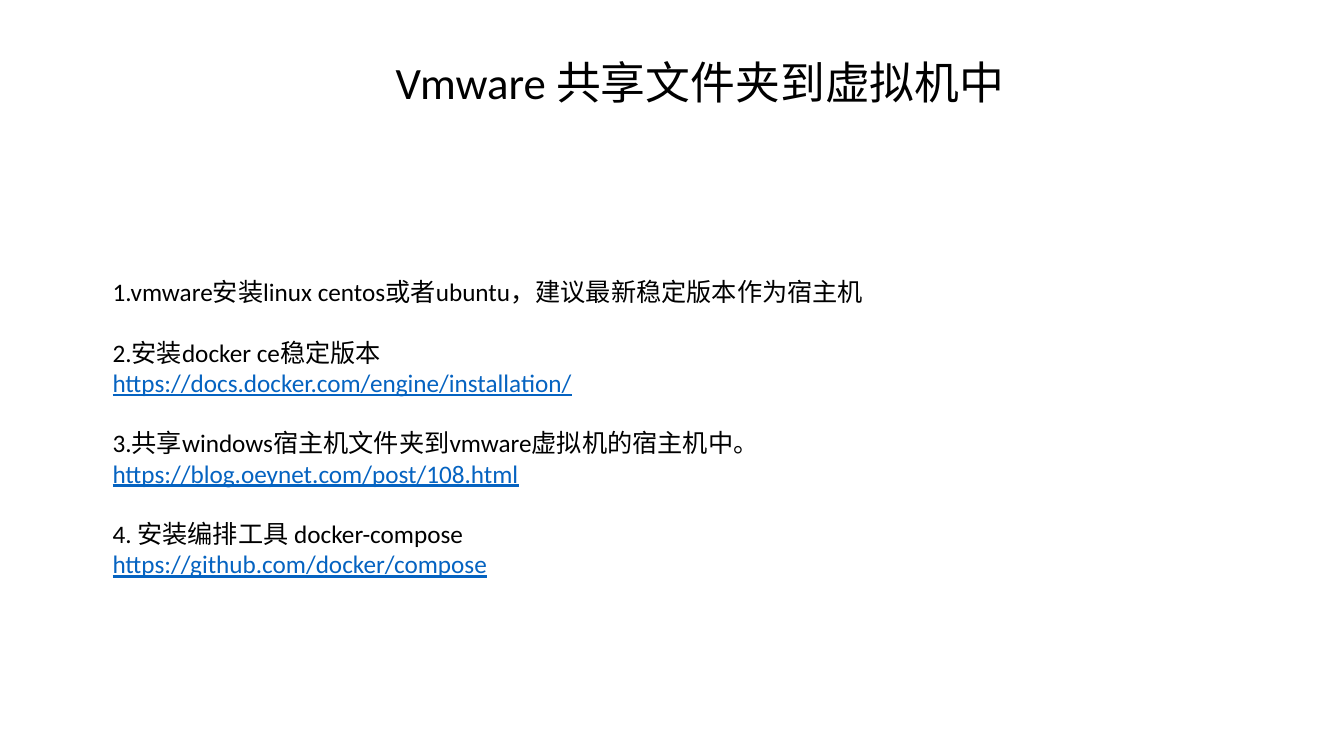
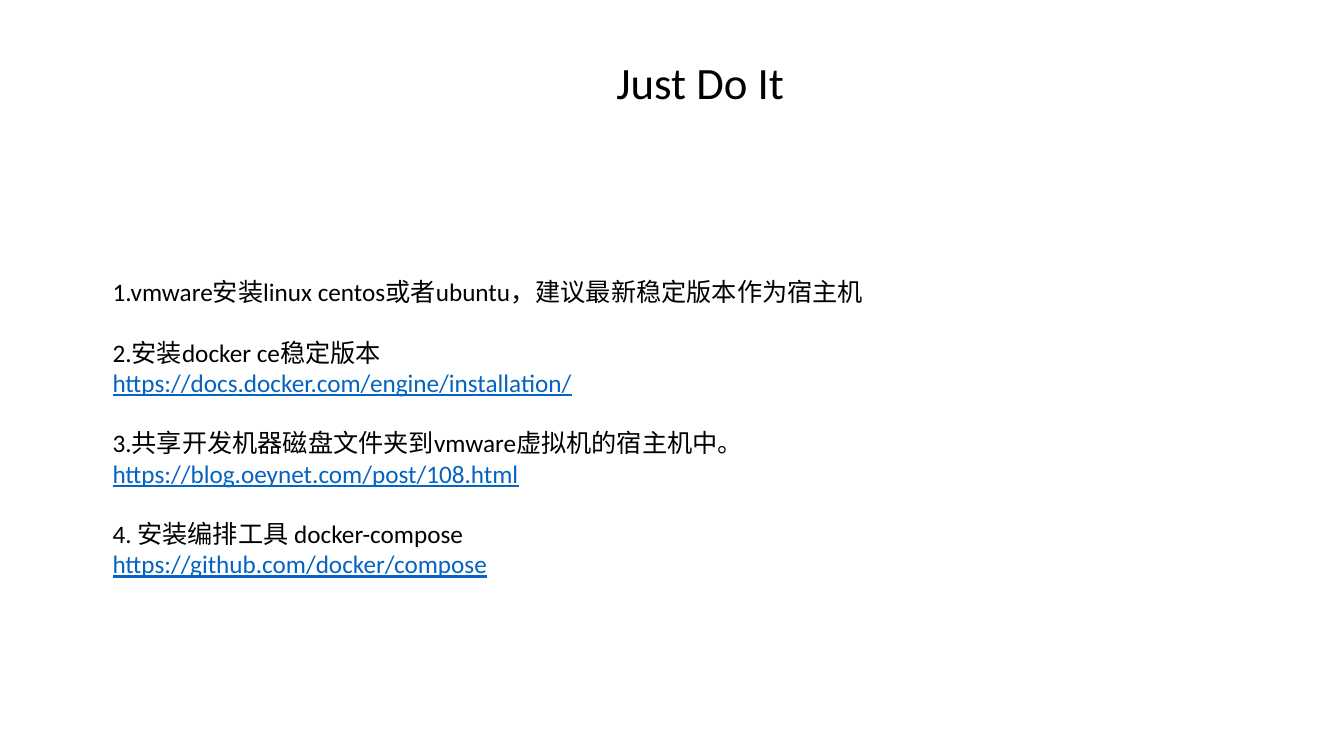
Before and after one commit to gtsigner/docker-samples, a slide deck: slide 10 of 1.Docker高可用的开发环境-preview.pptx (slide 8 before the commit). Drawn at 1344x756 pixels with LibreOffice and Linux fonts; fonts in the diff are those of the drawing. Boxes give left, top, right and bottom in pixels: in the first picture for what was removed or moved away, otherwise in the second. Text is boxed around its words. In the diff, an @@ line names an element or a change of style, - is before the commit and + after.

```diff
--- a/1.Docker高可用的开发环境-preview.pptx
+++ b/1.Docker高可用的开发环境-preview.pptx
@@ text at [616, 70, 784, 100]: text changed @@
-Vmware 共享文件夹到虚拟机中
+Just Do It
@@ text at [113, 432, 743, 454]: text changed @@
-3.共享windows宿主机文件夹到vmware虚拟机的宿主机中。
+3.共享开发机器磁盘文件夹到vmware虚拟机的宿主机中。
```
Also in this commit, not shown: 7 other slides changed, 2 slides added.
